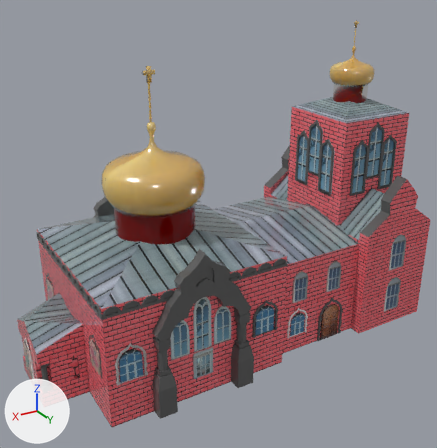
What one commit did to the Blender file models/prayer/prayer_gltf.blend.
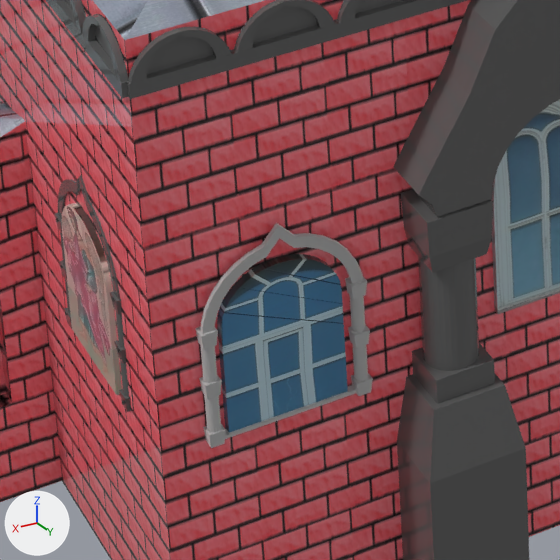
There are two pictures of each version: one whole from a camera (50 mm lens) standing at (9.24, 14.3, 9.84) and looking at (1.32, 1.09, 3.24), one close up on the part from 18% to 42% of the width and 67% to 91% of the height. Lighting does not change. The marker at lower left points along +X, +Y and +Z.
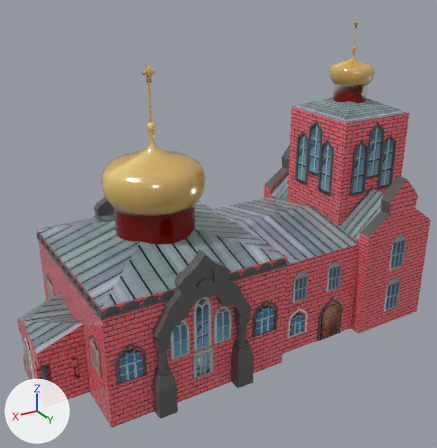
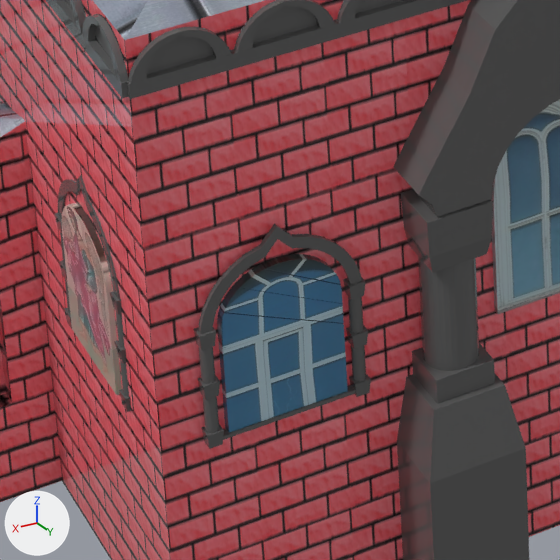
Commit message: fixing prayer

Changed parts and their boxes (x1, y1, x2, y2) in the close-ups (560 x 560 px):
'Circle.033', recoloured, moved (grey to black)
    before: (195, 223, 373, 448)
    after: (194, 223, 371, 449)

The change, as a diff of the scene's bpy script:
```diff
--- a/models/prayer/prayer_gltf.blend.py
+++ b/models/prayer/prayer_gltf.blend.py
@@ me_circle_042 @@
 me_circle_042.from_pydata(...)  # 382 vertices, 245 faces; spans x -1.02..1.02, y -1.46..1.2, z -0.1..0.1
-me_circle_042.materials.append(mat_white_001)
+me_circle_042.materials.append(mat_white)
@@ ob_circle_033 @@
 ob_circle_033 = bpy.data.objects.new('Circle.033', me_circle_042)
-ob_circle_033.location = (5.029, 3.389, 1.523)
+ob_circle_033.location = (5.037, 3.389, 1.523)
 ob_circle_033.rotation_euler = (1.571, 0.0, 3.142)  # degrees (90, 0, 180)
```
